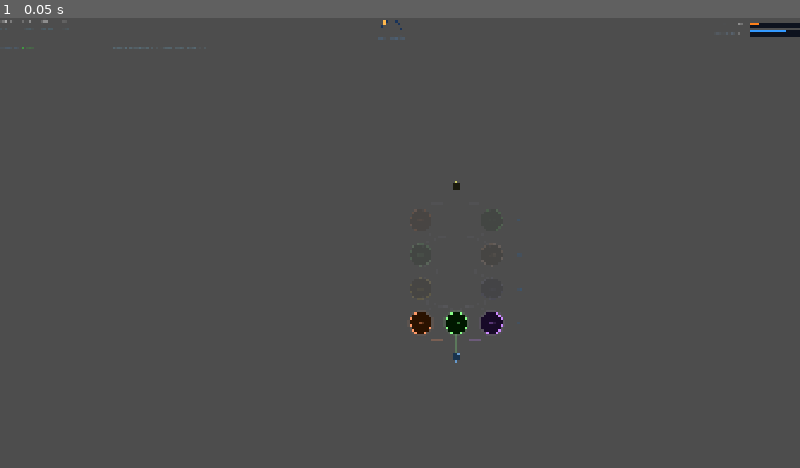
Above: before the commit, frame 1.
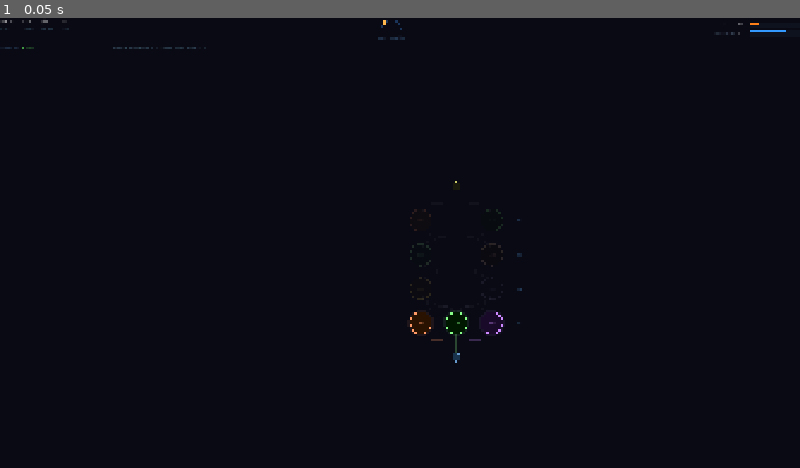
Above: after the commit, the same moment.

Repository: mcgrj/deadreckoning
Game: Godot game, scene res://src/ui/RunScene.tscn
Same seed, same stepped clock (60 frames per second), same inputs: the game is played once before the commit and once after it. This scene is started directly instead of the project's main scene.
Inputs:
- Up to frame 1 (0.05 s): no input

The runs differ from the first frame. In frame 1, 99% of the frame differs, in the area x 0-100%, y 0-100%.

Commit message:
fix: dark background, LogPanel width, and RouteMapNode click handling
- RunScene: add dark ColorRect bg (#0a0a14) so themed colours are readable
- RunScene: LogPanel custom_minimum_size.x = 270 (was collapsing to 0)
- RouteMapNode: replace _unhandled_input with _gui_input for mouse clicks —
  Control's default MOUSE_FILTER_STOP consumes mouse events before
  _unhandled_input fires; _gui_input receives them correctly
- RouteMapNode: use get_local_mouse_position() for hover hit-test (cleaner)

Co-Authored-By: Claude Sonnet 4.6 <noreply@anthropic.com>

Diff:
--- a/game/src/ui/RouteMapNode.gd
+++ b/game/src/ui/RouteMapNode.gd
@@ -73,13 +73,14 @@
 	)
 	add_child(timer)
 	set_process(true)
-	set_process_unhandled_input(true)
 
 
 func _process(_delta: float) -> void:
 	if _route == null:
 		return
-	var mouse := get_global_mouse_position() - global_position - _offset
+	# get_local_mouse_position() is relative to this Control's top-left;
+	# subtract _offset to get canvas-local coords
+	var mouse := get_local_mouse_position() - _offset
 	var new_hover: RouteNode = null
 	for node: RouteNode in _all_nodes():
 		if _node_canvas_pos(node).distance_to(mouse) < NODE_RADIUS:
@@ -90,7 +91,9 @@
 		queue_redraw()
 
 
-func _unhandled_input(event: InputEvent) -> void:
+func _gui_input(event: InputEvent) -> void:
+	# _unhandled_input is not used because Control (MOUSE_FILTER_STOP default)
+	# consumes mouse button events before they reach _unhandled_input.
 	if not (event is InputEventMouseButton):
 		return
 	var mb := event as InputEventMouseButton
@@ -98,10 +101,12 @@
 		return
 	if _route == null or _route.is_travelling():
 		return
-	var mouse := mb.global_position - global_position - _offset
+	# mb.position is local to this Control; subtract _offset for canvas-local coords
+	var canvas_mouse := mb.position - _offset
 	for node: RouteNode in _route.get_current_stage():
-		if _node_canvas_pos(node).distance_to(mouse) < NODE_RADIUS:
+		if _node_canvas_pos(node).distance_to(canvas_mouse) < NODE_RADIUS:
 			node_selected.emit(node)
+			get_viewport().set_input_as_handled()
 			return
 
 
--- a/game/src/ui/RunScene.gd
+++ b/game/src/ui/RunScene.gd
@@ -31,6 +31,12 @@
 
 
 func _build_ui() -> void:
+	# Dark background
+	var bg := ColorRect.new()
+	bg.set_anchors_and_offsets_preset(Control.PRESET_FULL_RECT)
+	bg.color = Color.html("#0a0a14")
+	add_child(bg)
+
 	var root_vbox := VBoxContainer.new()
 	root_vbox.set_anchors_and_offsets_preset(Control.PRESET_FULL_RECT)
 	root_vbox.add_theme_constant_override("separation", 0)
@@ -49,8 +55,9 @@
 	body.add_theme_constant_override("separation", 0)
 	root_vbox.add_child(body)
 
-	# Left: log panel
+	# Left: log panel (fixed 270px)
 	_log_panel = LogPanel.new()
+	_log_panel.custom_minimum_size.x = 270
 	_log_panel.size_flags_vertical = Control.SIZE_EXPAND_FILL
 	body.add_child(_log_panel)
 
